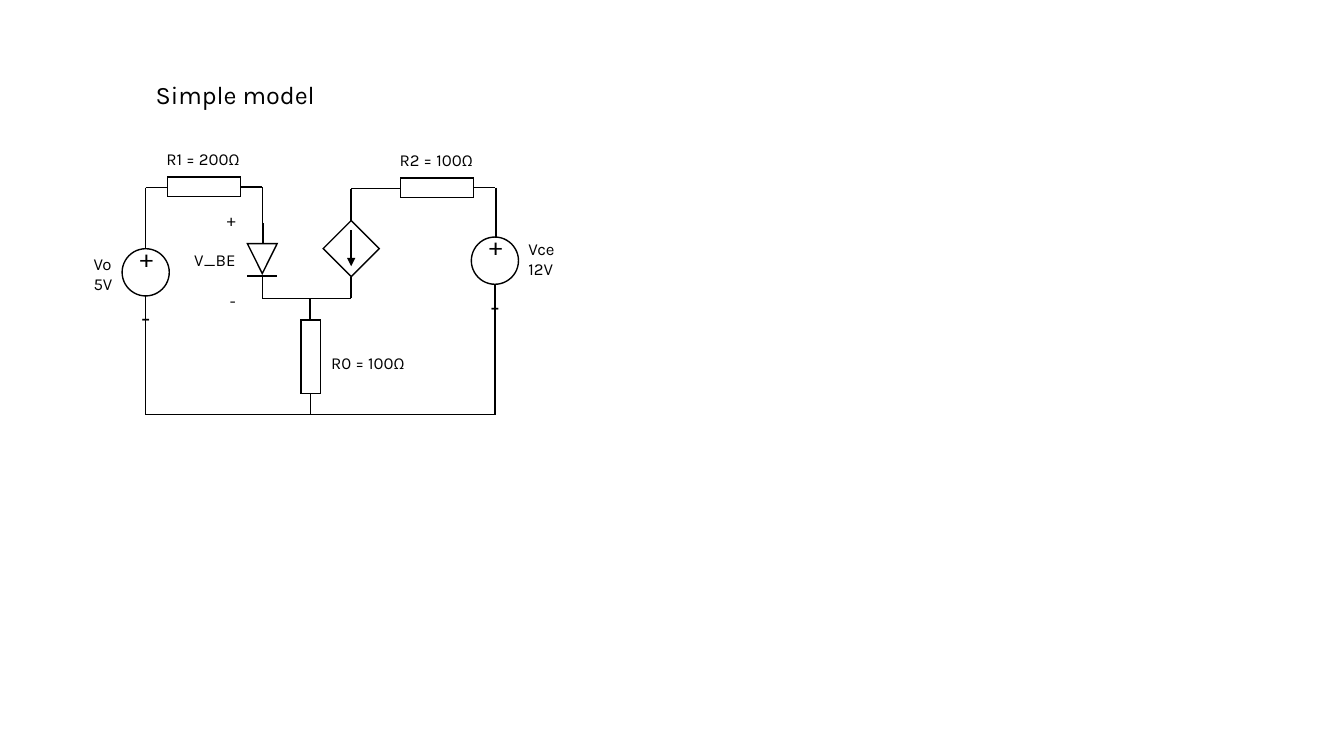
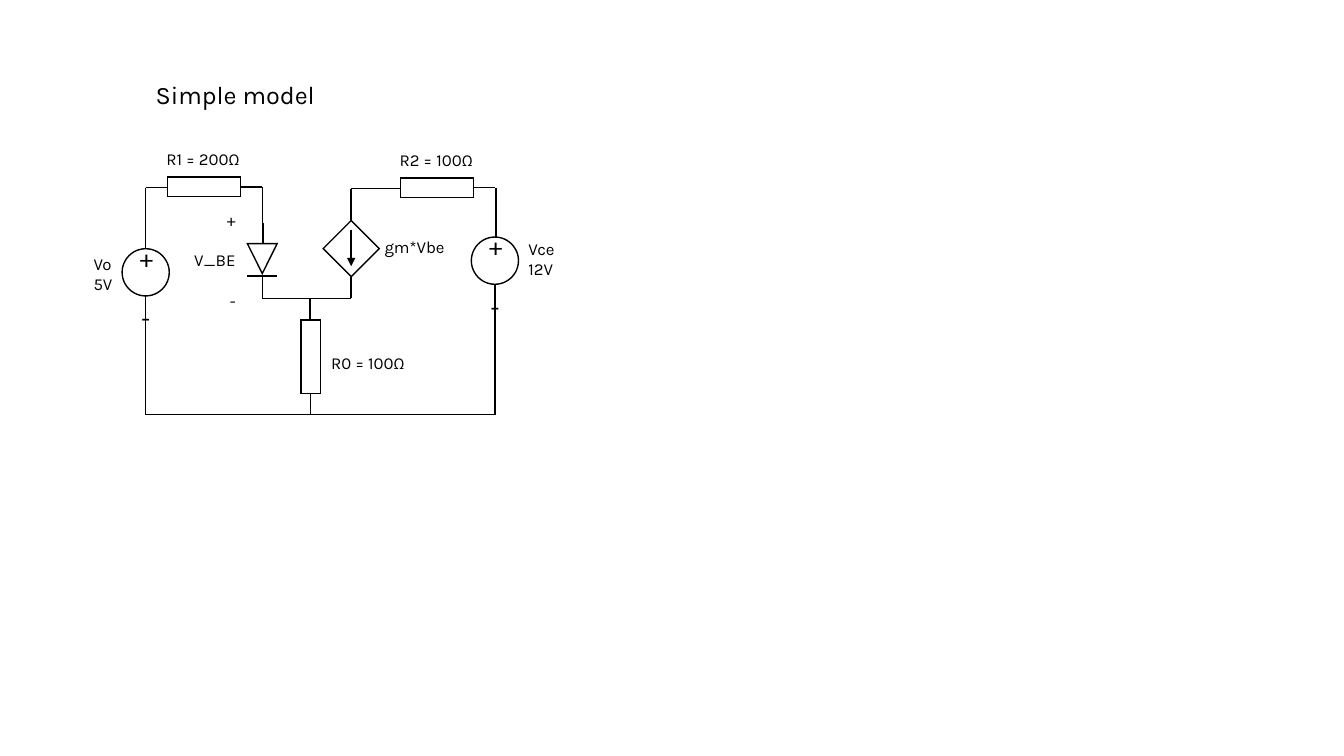
Before and after one commit to MhawnSendes/ESD4-412-Opgaveregning, a slide deck: slide 1 of Analog elektronik/Diagrams_BJT.pptx. Drawn at 1344x756 pixels with LibreOffice and Linux fonts; fonts in the diff are those of the drawing. Boxes give left, top, right and bottom in pixels: in the first picture for what was removed or moved away, otherwise in the second. Text is boxed around its words. In the diff, an @@ line names an element or a change of style, - is before the commit and + after.

```diff
--- a/Analog elektronik/Diagrams_BJT.pptx
+++ b/Analog elektronik/Diagrams_BJT.pptx
@@ text added at (x1=385, y1=241, x2=445, y2=257), 12 pt, text #000000 @@
+gm*Vbe
```
Also in this commit, not shown: 1 other slide changed.
